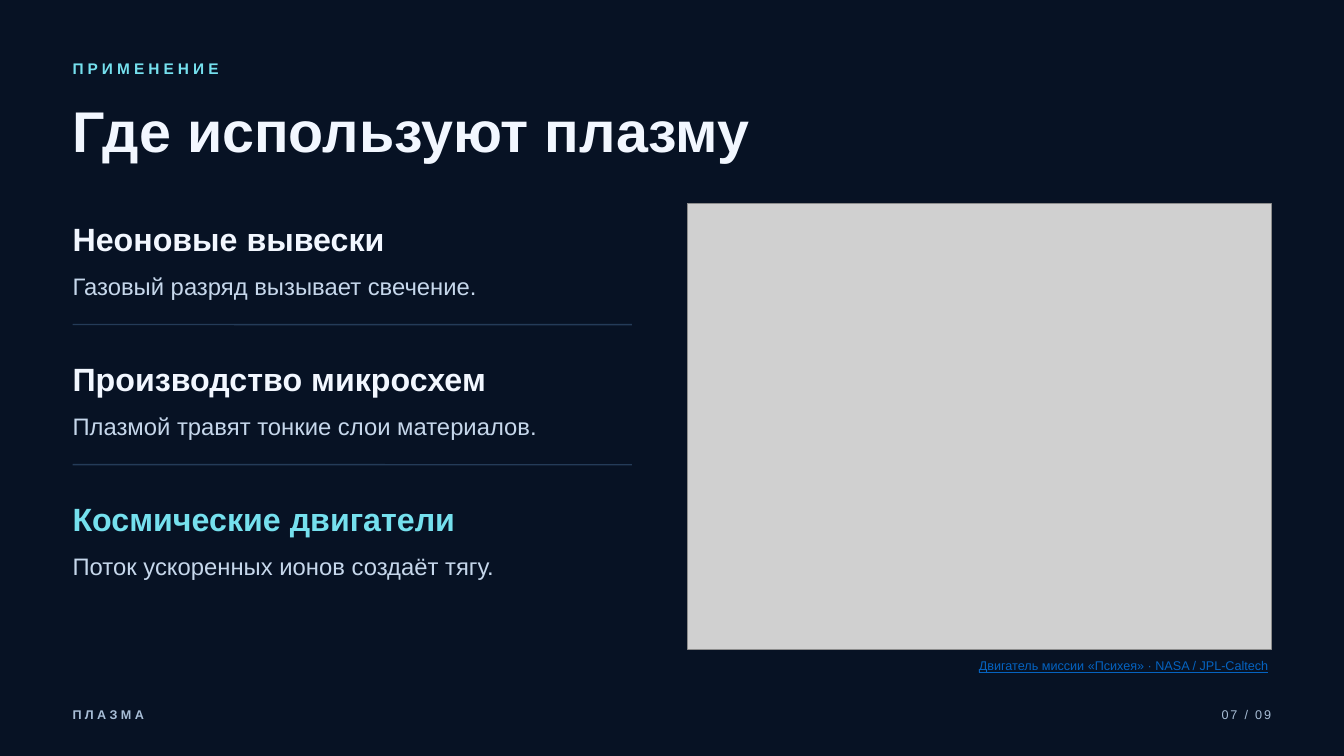
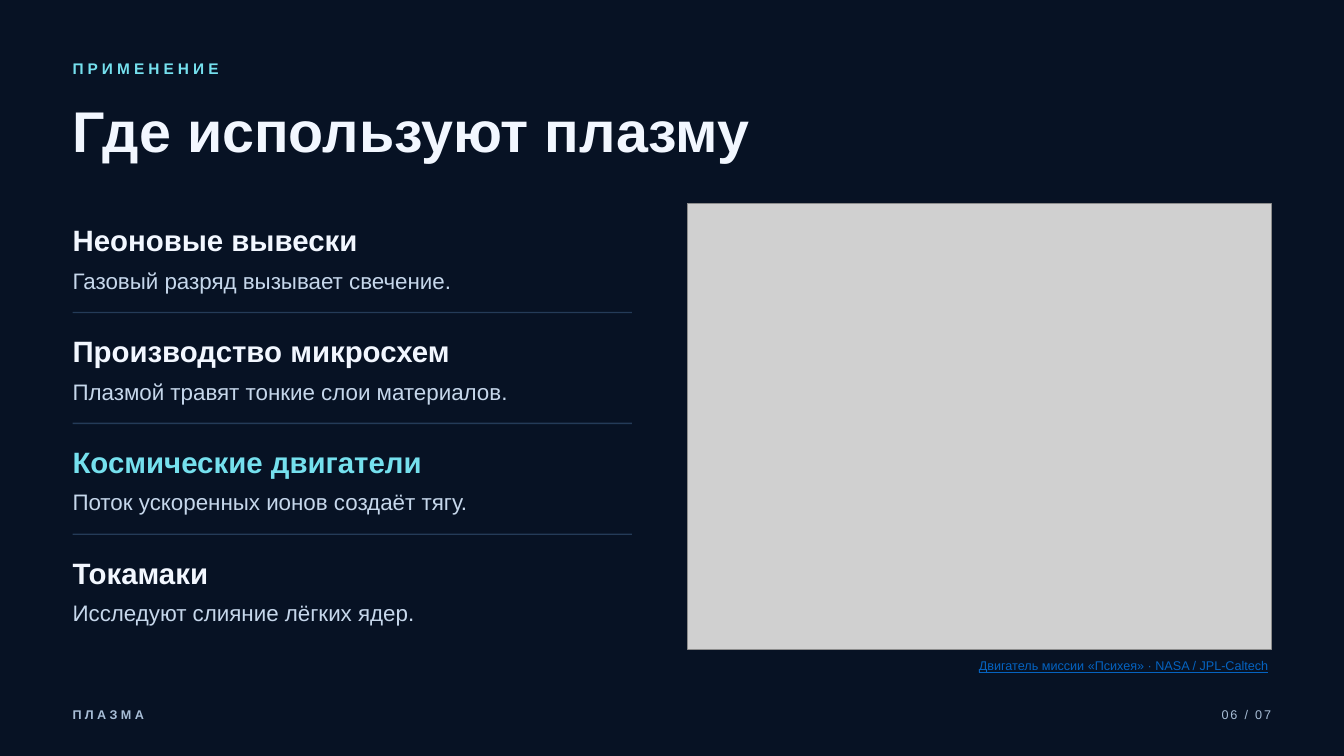
Before and after one commit to vetementaI/presentations, a slide deck: slide 6 of plasma/plasma-presentation.pptx (slide 7 before the commit). Drawn at 1344x756 pixels with LibreOffice and Linux fonts; fonts in the diff are those of the drawing; grey boxes stand for pictures. Boxes give left, top, right and bottom in pixels: in the first picture for what was removed or moved away, otherwise in the second. Text is boxed around its words. In the diff, an @@ line names an element or a change of style, - is before the commit and + after.

```diff
--- a/plasma/plasma-presentation.pptx
+++ b/plasma/plasma-presentation.pptx
@@ line moved from (73, 325) - (632, 325) to (73, 313) - (632, 313) @@
@@ text "Производство микросхем": place and size @@
-text "Производство микросхем" at (73,369,486,398)
+text "Производство микросхем" at (73,341,449,368)
@@ text "Плазмой травят тонкие слои материалов.": place and size @@
-text "Плазмой травят тонкие слои материалов." at (73,417,537,440)
+text "Плазмой травят тонкие слои материалов." at (73,383,508,405)
@@ size 23 to 21 pt in 3 elements at (73,230,357,252), (73,341,449,368), (73,452,422,479) @@
@@ text "Космические двигатели": place and size @@
-text "Космические двигатели" at (73,509,455,538)
+text "Космические двигатели" at (73,452,422,479)
@@ line moved from (73, 465) - (632, 465) to (73, 423) - (632, 423) @@
@@ size 17 to 16 pt in 3 elements at (73,272,451,294), (73,383,508,405), (73,494,468,515) @@
@@ text "Поток ускоренных ионов создаёт тягу.": place and size @@
-text "Поток ускоренных ионов создаёт тягу." at (73,558,494,580)
+text "Поток ускоренных ионов создаёт тягу." at (73,494,468,515)
@@ line added from (73, 534) to (632, 534), #243B58 1 pt @@
@@ text added at (73,563,209,585), 21 pt, text #F2F7FF, bold @@
+Токамаки
@@ text added at (73,605,414,626), 16 pt, text #C6D7EB @@
+Исследуют слияние лёгких ядер.
@@ text at (1222,710,1271,719): text changed @@
-07 / 09
+06 / 07
```
Also in this commit, not shown: 5 other slides changed, 1 slide added, 3 slides removed, 2 other files.
